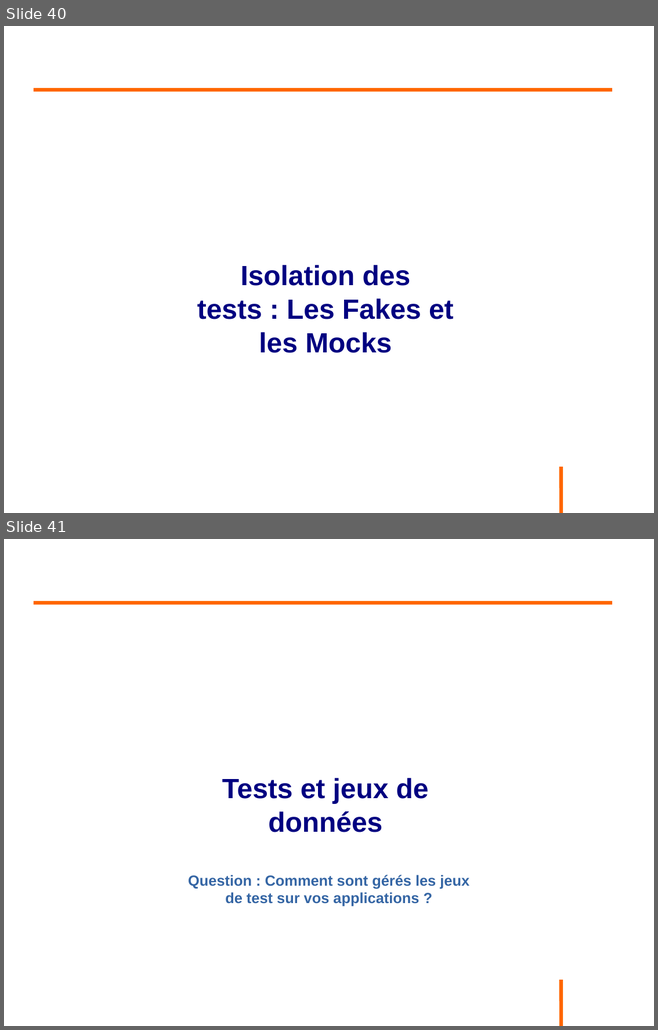
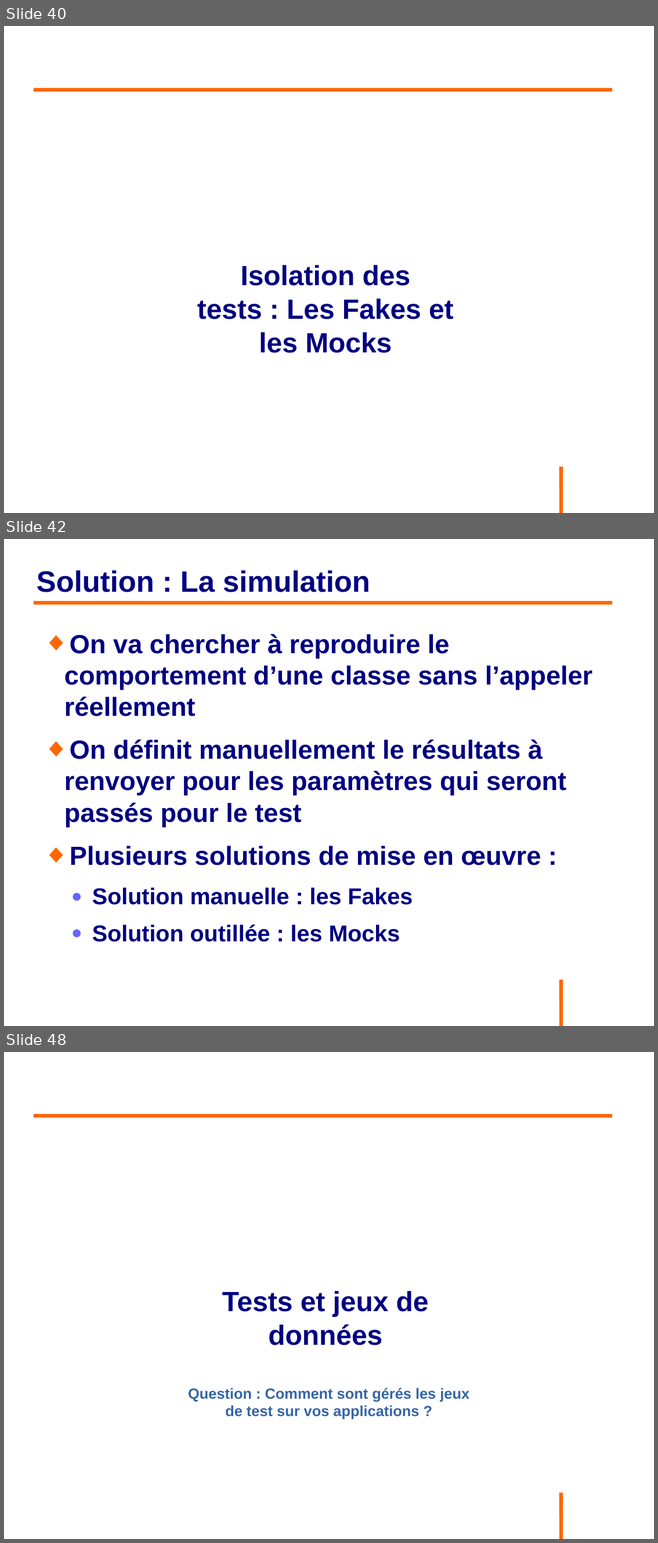
Before and after one commit to philphils/tests-unitaires-et-moins-unitaires, a slide deck: tests-unitaires-cours/nouveauDiapo/diapo_tests_unitaires.odp. Shown one above the other, each under a label of ours: slides 40 and 41 before the commit, slides 40, 42 and 48 after it; the slides between them are not shown. The pictures are 658x1030 and 658x1543 pixels, drawn with LibreOffice and Linux fonts; fonts in the diff are those of the drawing; background and template pictures are left out. Boxes give left, top, right and bottom in pixels: in the first picture for what was removed or moved away, otherwise in the second. Text is boxed around its words. In the diff, an @@ line names an element or a change of style, - is before the commit and + after.

```diff
--- a/tests-unitaires-cours/nouveauDiapo/diapo_tests_unitaires.odp
+++ b/tests-unitaires-cours/nouveauDiapo/diapo_tests_unitaires.odp
@@ slide 42 added at [4,539,654,1026], background #FFFFFF; not listed: 1 template element that a slide beside it also shows @@
@@ title added at [36,570,370,592], 36 pt, text #000080, bold @@
+Solution : La simulation
@@ line added from (34, 603) to (612, 603), #FF6600 4.54 pt @@
@@ text added at [64,634,593,942], 32 pt, text #000080, bold @@
+◆ On va chercher à reproduire le comportement d’une classe sans l’appeler réellement
+◆ On définit manuellement le résultats à renvoyer pour les paramètres qui seront passés pour le test
+◆ Plusieurs solutions de mise en œuvre :
+  ● Solution manuelle : les Fakes
+  ● Solution outillée : les Mocks
@@ what was slide 41 is now slide 48 @@
```
Also in this commit, not shown: 6 other slides added.
